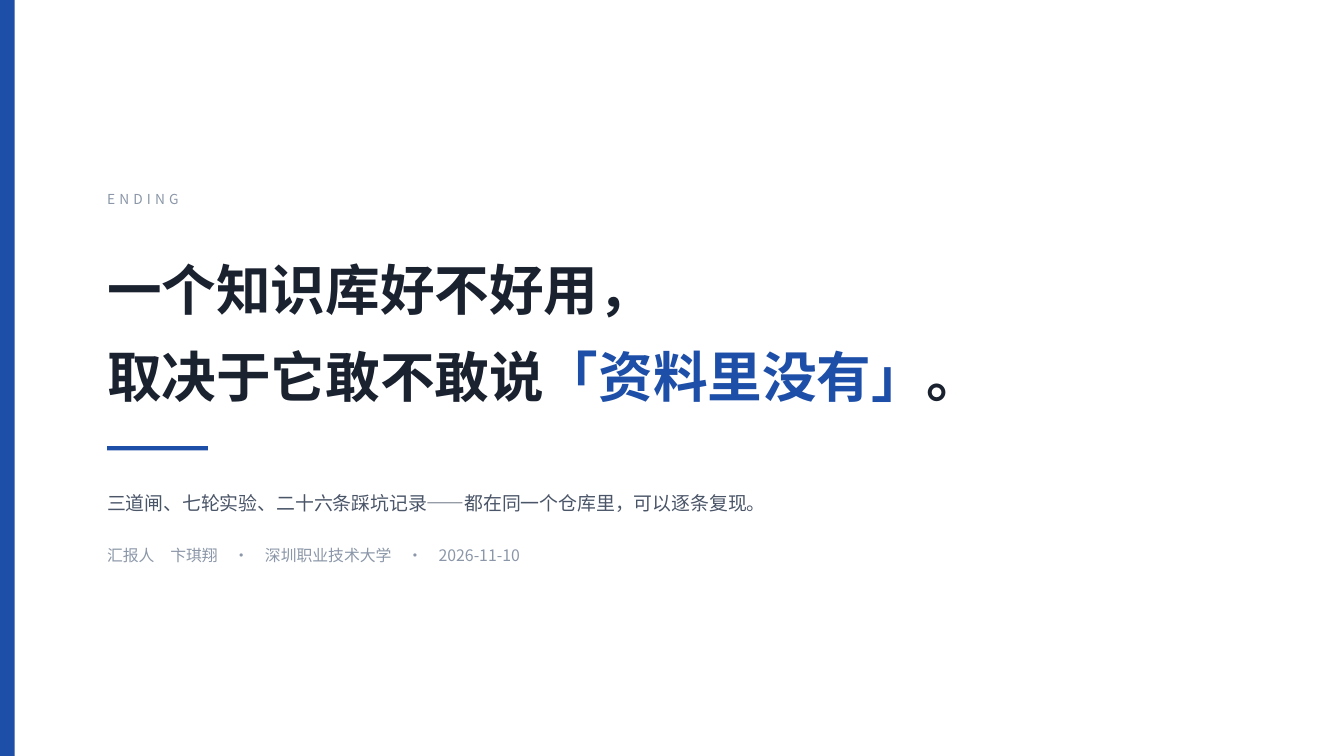
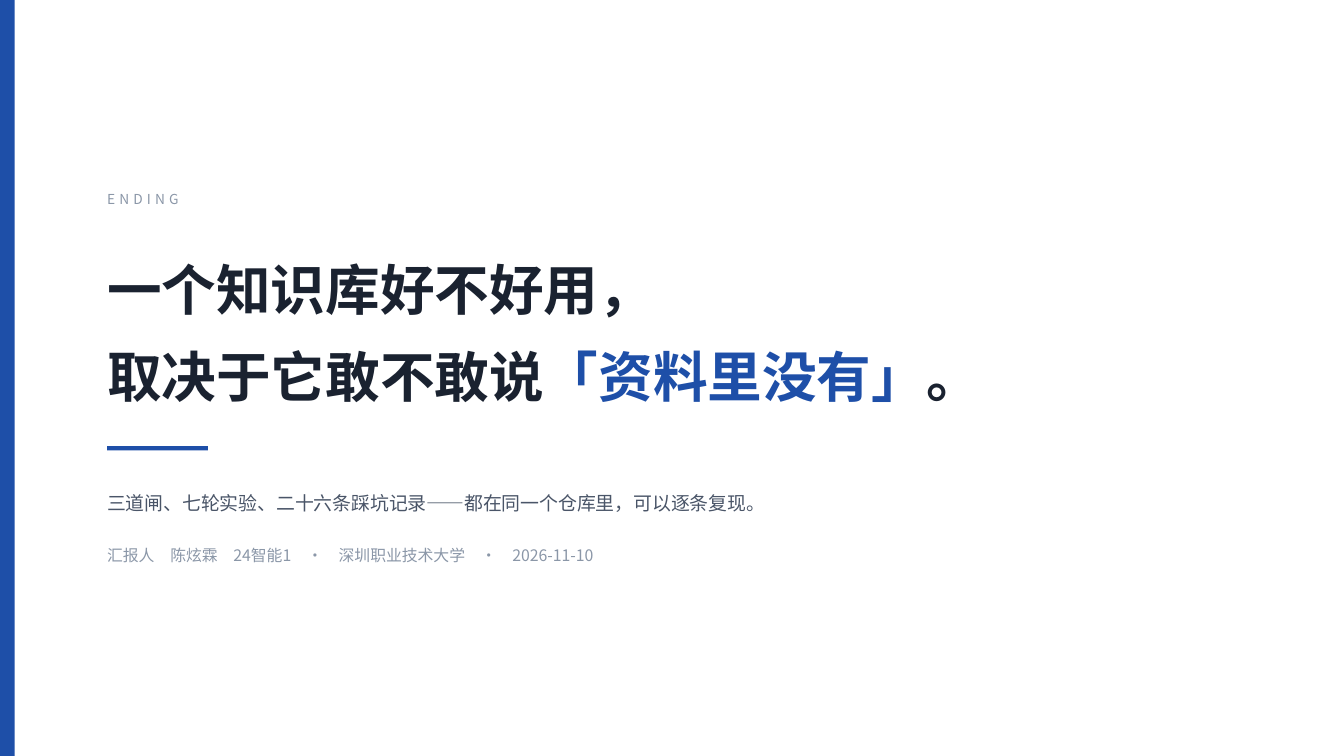
Before and after one commit to NanMuXPY/chenxuanlin-rag-kb, a slide deck: slide 20 of docs/汇报PPT/汇报PPT.pptx. Drawn at 1344x756 pixels with LibreOffice and Linux fonts; fonts in the diff are those of the drawing. Boxes give left, top, right and bottom in pixels: in the first picture for what was removed or moved away, otherwise in the second. Text is boxed around its words. In the diff, an @@ line names an element or a change of style, - is before the commit and + after.

Commit message:
docs: 全部交付材料署名统一为 陈炫霖 24智能1（PPT 首页/封底 + README）

```diff
--- a/docs/汇报PPT/汇报PPT.pptx
+++ b/docs/汇报PPT/汇报PPT.pptx
@@ text at bbox=[107, 547, 593, 562]: text changed @@
-汇报人 卞琪翔 · 深圳职业技术大学 · 2026-11-10
+汇报人 陈炫霖 24智能1 · 深圳职业技术大学 · 2026-11-10
```
Also in this commit, not shown: 1 other slide changed, 4 other files.
